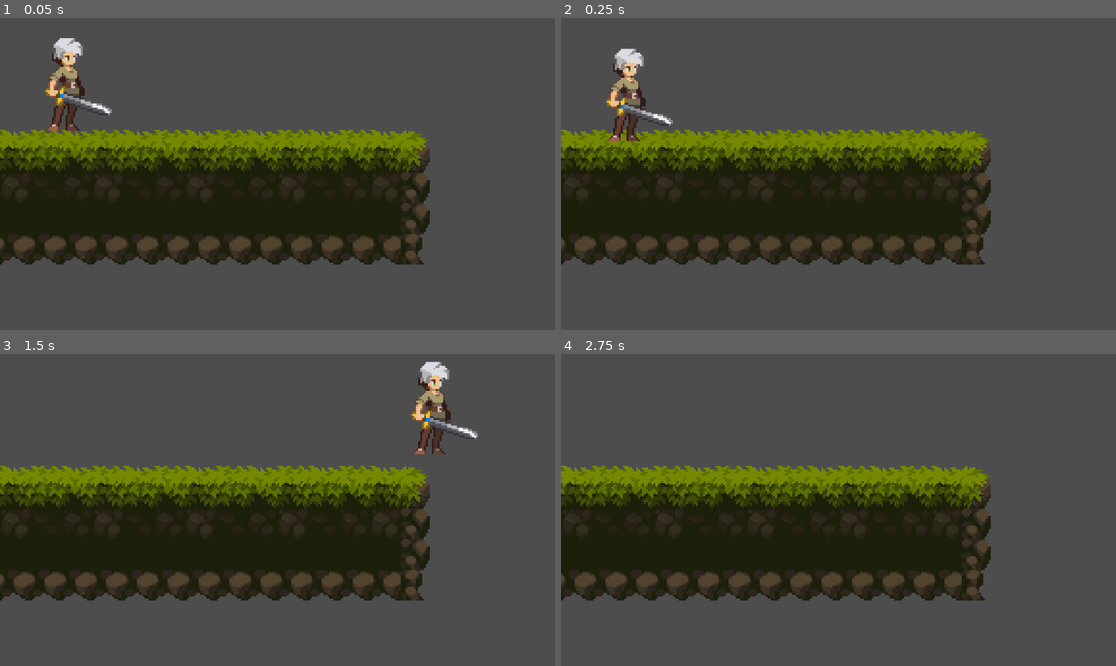
Above: before the commit, frames 1-4 (two rows, left to right).
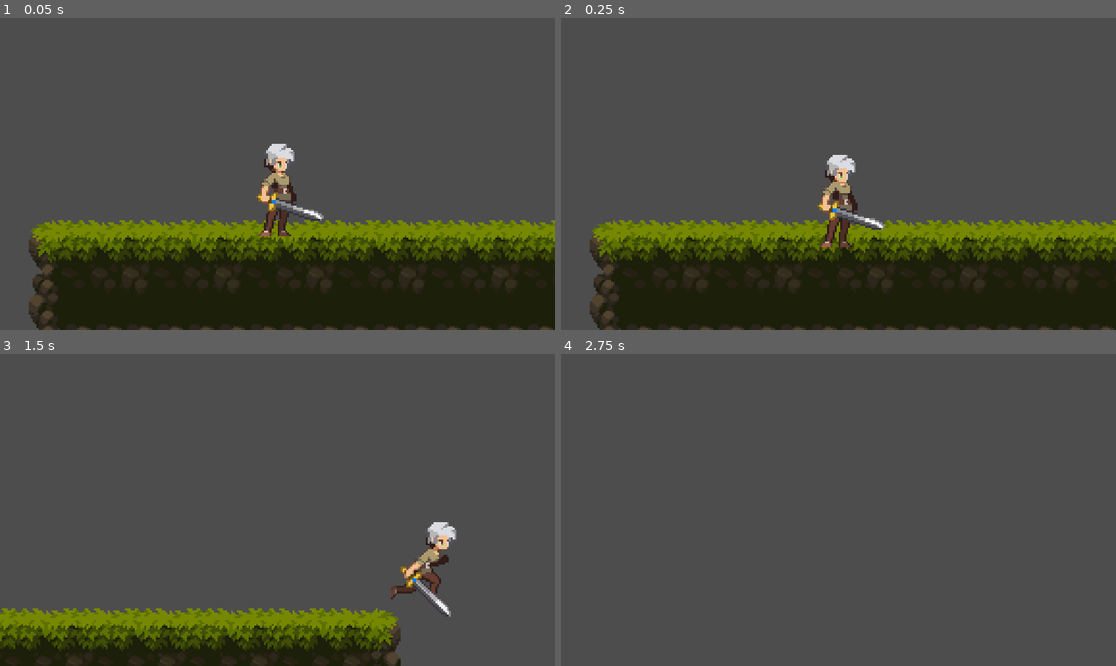
Above: after the commit, the same moments.

Repository: ghostfish25/2dPlatformer
Game: Godot game, scene res://Levels/test_level.tscn
Same seed, same stepped clock (60 frames per second), same inputs: the game is played once before the commit and once after it.
Inputs:
- Up to frame 1 (0.05 s): no input
- Up to frame 2 (0.25 s): no input
- Up to frame 3 (1.5 s): hold D (right) from 0.53 s (still down); tap Space (jump) at 0.6, 0.77, 1.07, 1.35 s
- Up to frame 4 (2.75 s): tap Space (jump) at 1.52, 1.82, 2.1 s; release D (right) at 2.03 s; hold A (left) from 2.03 s (still down)

The runs differ from the first frame. In frame 1, 55% of the frame differs, in the area x 0-100%, y 6-100%; in frame 2, 55%; in frame 3, 47%; in frame 4, 32%.

Commit message:
movement animation

Diff:
--- a/Character/player.gd
+++ b/Character/player.gd
@@ -6,8 +6,12 @@
 @export var jump_velocity : float = -200
 @export var double_jump_velocity : float = -150
 
+@onready var animated_sprite : AnimatedSprite2D = $AnimatedSprite2D
+
 var gravity = ProjectSettings.get_setting("physics/2d/default_gravity")
 var has_double_jumped : bool = false
+var animatation_locked : bool = false
+var direction : Vector2 = Vector2.ZERO
 
 func _physics_process(delta: float) -> void:
 	# Add the gravity.
@@ -26,10 +30,26 @@
 
 	# Get the input direction and handle the movement/deceleration.
 	# As good practice, you should replace UI actions with custom gameplay actions.
-	var direction := Input.get_axis("left", "right")
+	direction = Input.get_vector("left", "right","up","down")
+
 	if direction:
-		velocity.x = direction * speed
+		velocity.x = direction.x * speed
 	else:
 		velocity.x = move_toward(velocity.x, 0, speed)
 
 	move_and_slide()
+	update_animation()
+	update_facing_direction()
+
+func update_animation():
+	if not animatation_locked:
+		if direction.x != 0:
+			animated_sprite.play("run")
+		else:
+			animated_sprite.play("idle")
+
+func update_facing_direction():
+	if direction.x > 0:
+		animated_sprite.flip_h = false
+	elif direction.x < 0:
+		animated_sprite.flip_h = true
--- a/Character/player.tscn
+++ b/Character/player.tscn
@@ -1,7 +1,223 @@
-[gd_scene load_steps=4 format=3 uid="uid://dl8x54ln2hb0t"]
+[gd_scene load_steps=36 format=3 uid="uid://dl8x54ln2hb0t"]
 
 [ext_resource type="Script" uid="uid://kltlk512gs8f" path="res://Character/player.gd" id="1_3c51y"]
 [ext_resource type="Texture2D" uid="uid://c37gy2dbbgfim" path="res://Legacy-Fantasy - High Forest 2.0/Legacy-Fantasy - High Forest 2.3/Character/Idle/Idle-Sheet.png" id="1_6ele1"]
+[ext_resource type="Texture2D" uid="uid://dpdb408bcdkbt" path="res://Legacy-Fantasy - High Forest 2.0/Legacy-Fantasy - High Forest 2.3/Character/Run/Run-Sheet.png" id="3_2brrg"]
+[ext_resource type="Texture2D" uid="uid://d7r2r74xkicw" path="res://Legacy-Fantasy - High Forest 2.0/Legacy-Fantasy - High Forest 2.3/Character/Jump-Start/Jump-Start-Sheet.png" id="3_fn4pq"]
+[ext_resource type="Texture2D" uid="uid://c45wel3rsene" path="res://Legacy-Fantasy - High Forest 2.0/Legacy-Fantasy - High Forest 2.3/Character/Jump-End/Jump-End-Sheet.png" id="3_tp31j"]
+[ext_resource type="Texture2D" uid="uid://b2uycy13hingh" path="res://Legacy-Fantasy - High Forest 2.0/Legacy-Fantasy - High Forest 2.3/Character/Jumlp-All/Jump-All-Sheet.png" id="5_cyipv"]
+
+[sub_resource type="AtlasTexture" id="AtlasTexture_3c51y"]
+atlas = ExtResource("1_6ele1")
+region = Rect2(0, 0, 64, 80)
+
+[sub_resource type="AtlasTexture" id="AtlasTexture_2brrg"]
+atlas = ExtResource("1_6ele1")
+region = Rect2(64, 0, 64, 80)
+
+[sub_resource type="AtlasTexture" id="AtlasTexture_fn4pq"]
+atlas = ExtResource("1_6ele1")
+region = Rect2(128, 0, 64, 80)
+
+[sub_resource type="AtlasTexture" id="AtlasTexture_raa3c"]
+atlas = ExtResource("1_6ele1")
+region = Rect2(192, 0, 64, 80)
+
+[sub_resource type="AtlasTexture" id="AtlasTexture_o003e"]
+atlas = ExtResource("3_tp31j")
+region = Rect2(0, 0, 64, 64)
+
+[sub_resource type="AtlasTexture" id="AtlasTexture_fnfro"]
+atlas = ExtResource("3_tp31j")
+region = Rect2(64, 0, 64, 64)
+
+[sub_resource type="AtlasTexture" id="AtlasTexture_kxppi"]
+atlas = ExtResource("3_tp31j")
+region = Rect2(128, 0, 64, 64)
+
+[sub_resource type="AtlasTexture" id="AtlasTexture_m6p0u"]
+atlas = ExtResource("3_fn4pq")
+region = Rect2(0, 0, 64, 64)
+
+[sub_resource type="AtlasTexture" id="AtlasTexture_xj0yq"]
+atlas = ExtResource("3_fn4pq")
+region = Rect2(64, 0, 64, 64)
+
+[sub_resource type="AtlasTexture" id="AtlasTexture_6y5aw"]
+atlas = ExtResource("3_fn4pq")
+region = Rect2(128, 0, 64, 64)
+
+[sub_resource type="AtlasTexture" id="AtlasTexture_bmb57"]
+atlas = ExtResource("3_fn4pq")
+region = Rect2(192, 0, 64, 64)
+
+[sub_resource type="AtlasTexture" id="AtlasTexture_m6avg"]
+atlas = ExtResource("5_cyipv")
+region = Rect2(256, 0, 64, 64)
+
+[sub_resource type="AtlasTexture" id="AtlasTexture_wl30t"]
+atlas = ExtResource("5_cyipv")
+region = Rect2(320, 0, 64, 64)
+
+[sub_resource type="AtlasTexture" id="AtlasTexture_3j4vf"]
+atlas = ExtResource("5_cyipv")
+region = Rect2(384, 0, 64, 64)
+
+[sub_resource type="AtlasTexture" id="AtlasTexture_8i4rx"]
+atlas = ExtResource("5_cyipv")
+region = Rect2(448, 0, 64, 64)
+
+[sub_resource type="AtlasTexture" id="AtlasTexture_ls1st"]
+atlas = ExtResource("5_cyipv")
+region = Rect2(512, 0, 64, 64)
+
+[sub_resource type="AtlasTexture" id="AtlasTexture_jxqse"]
+atlas = ExtResource("5_cyipv")
+region = Rect2(576, 0, 64, 64)
+
+[sub_resource type="AtlasTexture" id="AtlasTexture_gy7km"]
+atlas = ExtResource("5_cyipv")
+region = Rect2(640, 0, 64, 64)
+
+[sub_resource type="AtlasTexture" id="AtlasTexture_4t32h"]
+atlas = ExtResource("5_cyipv")
+region = Rect2(704, 0, 64, 64)
+
+[sub_resource type="AtlasTexture" id="AtlasTexture_tp31j"]
+atlas = ExtResource("3_2brrg")
+region = Rect2(0, 0, 80, 80)
+
+[sub_resource type="AtlasTexture" id="AtlasTexture_cyipv"]
+atlas = ExtResource("3_2brrg")
+region = Rect2(80, 0, 80, 80)
+
+[sub_resource type="AtlasTexture" id="AtlasTexture_76vsb"]
+atlas = ExtResource("3_2brrg")
+region = Rect2(160, 0, 80, 80)
+
+[sub_resource type="AtlasTexture" id="AtlasTexture_crn8y"]
+atlas = ExtResource("3_2brrg")
+region = Rect2(240, 0, 80, 80)
+
+[sub_resource type="AtlasTexture" id="AtlasTexture_8qfpo"]
+atlas = ExtResource("3_2brrg")
+region = Rect2(320, 0, 80, 80)
+
+[sub_resource type="AtlasTexture" id="AtlasTexture_ur0x2"]
+atlas = ExtResource("3_2brrg")
+region = Rect2(400, 0, 80, 80)
+
+[sub_resource type="AtlasTexture" id="AtlasTexture_xaqyh"]
+atlas = ExtResource("3_2brrg")
+region = Rect2(480, 0, 80, 80)
+
+[sub_resource type="AtlasTexture" id="AtlasTexture_13163"]
+atlas = ExtResource("3_2brrg")
+region = Rect2(560, 0, 80, 80)
+
+[sub_resource type="SpriteFrames" id="SpriteFrames_tp31j"]
+animations = [{
+"frames": [{
+"duration": 1.0,
+"texture": SubResource("AtlasTexture_3c51y")
+}, {
+"duration": 1.0,
+"texture": SubResource("AtlasTexture_2brrg")
+}, {
+"duration": 1.0,
+"texture": SubResource("AtlasTexture_fn4pq")
+}, {
+"duration": 1.0,
+"texture": SubResource("AtlasTexture_raa3c")
+}],
+"loop": true,
+"name": &"idle ",
+"speed": 5.0
+}, {
+"frames": [{
+"duration": 1.0,
+"texture": SubResource("AtlasTexture_o003e")
+}, {
+"duration": 1.0,
+"texture": SubResource("AtlasTexture_fnfro")
+}, {
+"duration": 1.0,
+"texture": SubResource("AtlasTexture_kxppi")
+}],
+"loop": true,
+"name": &"jump_end",
+"speed": 10.0
+}, {
+"frames": [{
+"duration": 1.0,
+"texture": SubResource("AtlasTexture_m6p0u")
+}, {
+"duration": 1.0,
+"texture": SubResource("AtlasTexture_xj0yq")
+}, {
+"duration": 1.0,
+"texture": SubResource("AtlasTexture_6y5aw")
+}, {
+"duration": 1.0,
+"texture": SubResource("AtlasTexture_bmb57")
+}, {
+"duration": 1.0,
+"texture": SubResource("AtlasTexture_m6avg")
+}, {
+"duration": 1.0,
+"texture": SubResource("AtlasTexture_wl30t")
+}, {
+"duration": 1.0,
+"texture": SubResource("AtlasTexture_3j4vf")
+}, {
+"duration": 1.0,
+"texture": SubResource("AtlasTexture_8i4rx")
+}, {
+"duration": 1.0,
+"texture": SubResource("AtlasTexture_ls1st")
+}, {
+"duration": 1.0,
+"texture": SubResource("AtlasTexture_jxqse")
+}, {
+"duration": 1.0,
+"texture": SubResource("AtlasTexture_gy7km")
+}, {
+"duration": 1.0,
+"texture": SubResource("AtlasTexture_4t32h")
+}],
+"loop": true,
+"name": &"jump_start",
+"speed": 10.0
+}, {
+"frames": [{
+"duration": 1.0,
+"texture": SubResource("AtlasTexture_tp31j")
+}, {
+"duration": 1.0,
+"texture": SubResource("AtlasTexture_cyipv")
+}, {
+"duration": 1.0,
+"texture": SubResource("AtlasTexture_76vsb")
+}, {
+"duration": 1.0,
+"texture": SubResource("AtlasTexture_crn8y")
+}, {
+"duration": 1.0,
+"texture": SubResource("AtlasTexture_8qfpo")
+}, {
+"duration": 1.0,
+"texture": SubResource("AtlasTexture_ur0x2")
+}, {
+"duration": 1.0,
+"texture": SubResource("AtlasTexture_xaqyh")
+}, {
+"duration": 1.0,
+"texture": SubResource("AtlasTexture_13163")
+}],
+"loop": true,
+"name": &"run",
+"speed": 10.0
+}]
 
 [sub_resource type="CapsuleShape2D" id="CapsuleShape2D_bfpf6"]
 radius = 8.0
@@ -10,10 +226,13 @@
 [node name="Player" type="CharacterBody2D"]
 script = ExtResource("1_3c51y")
 
-[node name="Sprite" type="Sprite2D" parent="."]
-texture = ExtResource("1_6ele1")
-hframes = 4
+[node name="AnimatedSprite2D" type="AnimatedSprite2D" parent="."]
+position = Vector2(-32, -32)
+sprite_frames = SubResource("SpriteFrames_tp31j")
+animation = &"idle "
+autoplay = "idle "
+centered = false
 
 [node name="CollisionShape2D" type="CollisionShape2D" parent="."]
-position = Vector2(-1, 2)
+position = Vector2(1, 2)
 shape = SubResource("CapsuleShape2D_bfpf6")
--- a/Levels/test_level.tscn
+++ b/Levels/test_level.tscn
@@ -504,3 +504,19 @@
 
 [node name="Player" parent="." instance=ExtResource("2_00vsl")]
 position = Vector2(34, 34)
+
+[node name="RemoteTransform2D" type="RemoteTransform2D" parent="Player"]
+remote_path = NodePath("../../Camera2D")
+
+[node name="Camera2D" type="Camera2D" parent="."]
+position = Vector2(34, 34)
+position_smoothing_enabled = true
+drag_horizontal_enabled = true
+drag_vertical_enabled = true
+
+[node name="Camera2D2" type="Camera2D" parent="."]
+position = Vector2(34, 34)
+process_callback = 0
+position_smoothing_enabled = true
+drag_horizontal_enabled = true
+drag_vertical_enabled = true
